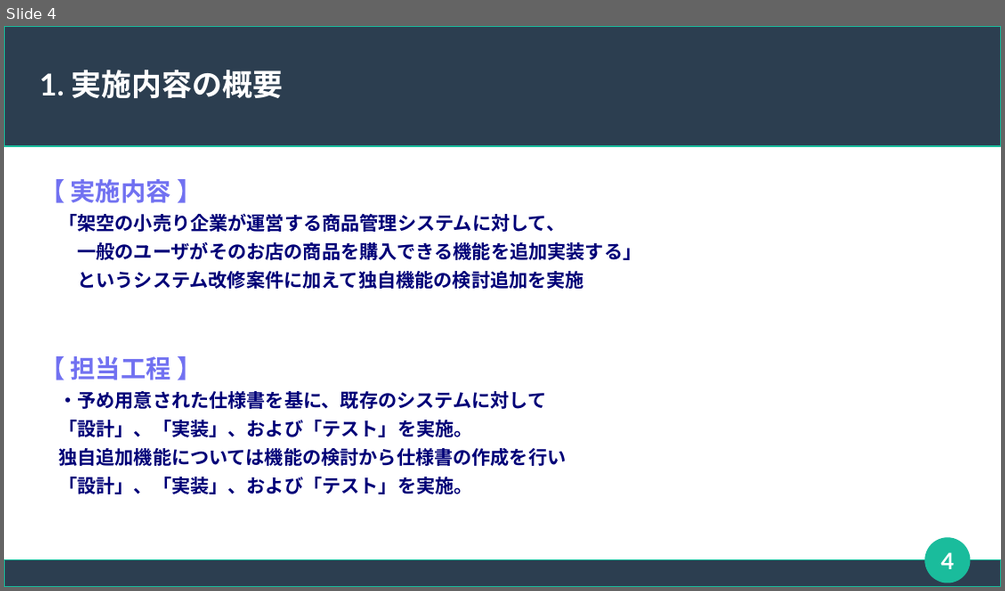
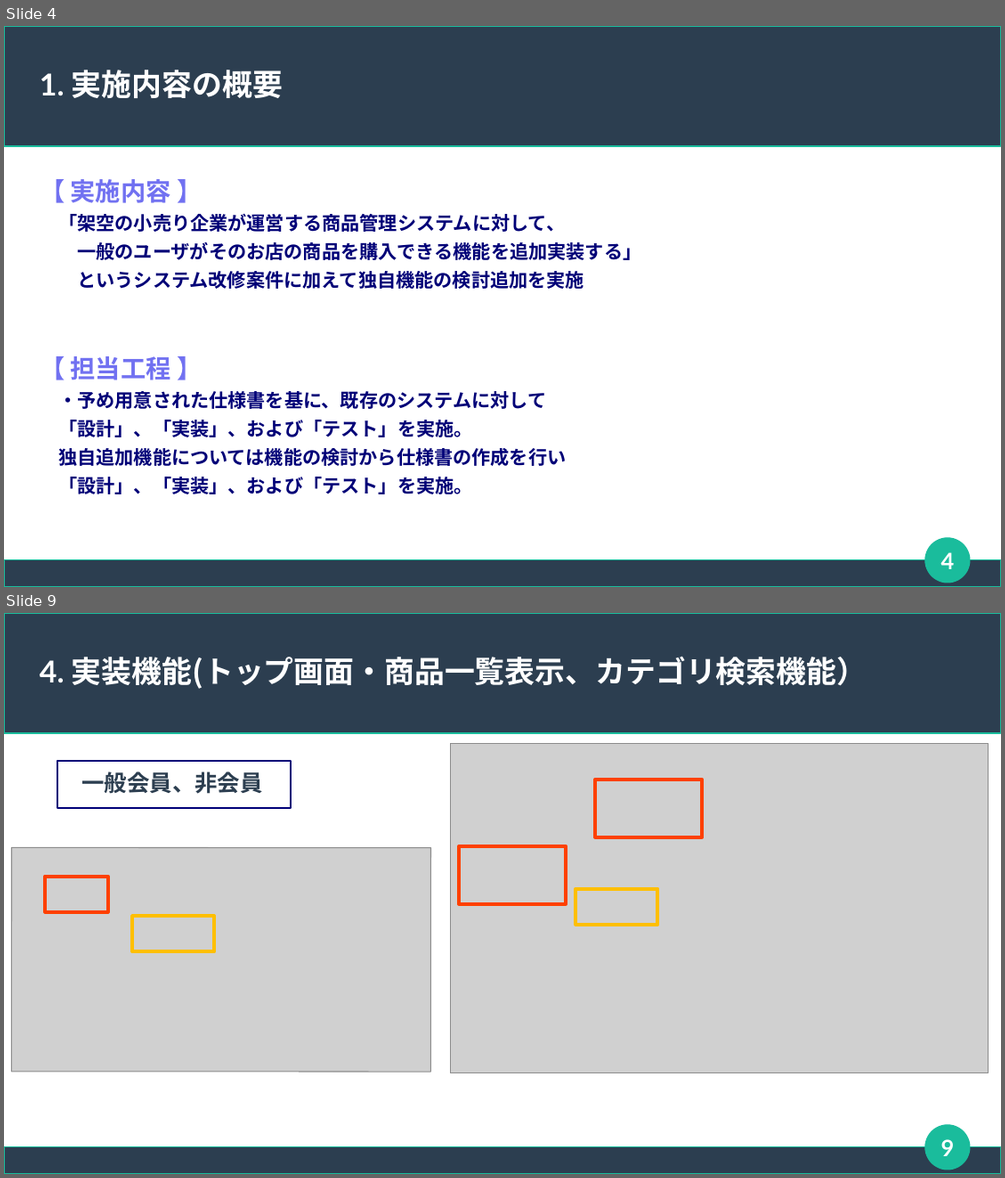
Before and after one commit to connk95/Shared-Shop, a slide deck: TeamUzawa_Sharing_ProjectFile/発表用スライド_チーム鵜澤.odp. Shown one above the other, each under a label of ours: slide 4 before the commit, slides 4 and 9 after it; the slides between them are not shown. The pictures are 1005x591 and 1005x1178 pixels, drawn with LibreOffice and Linux fonts; fonts in the diff are those of the drawing; grey boxes stand for pictures. Boxes give left, top, right and bottom in pixels: in the first picture for what was removed or moved away, otherwise in the second. Text is boxed around its words. In the diff, an @@ line names an element or a change of style, - is before the commit and + after.

```diff
--- a/TeamUzawa_Sharing_ProjectFile/発表用スライド_チーム鵜澤.odp
+++ b/TeamUzawa_Sharing_ProjectFile/発表用スライド_チーム鵜澤.odp
@@ slide 9 added at box(4, 613, 1001, 1174), background #FFFFFF; not listed: 3 template elements that a slide beside it also shows @@
@@ title added at box(40, 656, 866, 689), 24 pt, text #FFFFFF, bold @@
+4. 実装機能(トップ画面・商品一覧表示、カテゴリ検索機能）
@@ picture added at box(450, 743, 987, 1073) @@
@@ rectangle added at box(57, 762, 291, 809), outline #000077 1.42 pt @@
@@ text added at box(81, 771, 262, 794), 18 pt, text #2C3E50, bold @@
+一般会員、非会員
@@ rectangle added at box(596, 779, 703, 837), outline #FF4000 2.83 pt @@
@@ picture added at box(11, 847, 431, 1071) @@
@@ rectangle added at box(459, 846, 566, 904), outline #FF4000 2.83 pt @@
@@ rectangle added at box(45, 876, 107, 911), outline #FF4000 2.83 pt @@
@@ rectangle added at box(575, 889, 658, 925), outline #FF4000 0.85 pt @@
@@ rectangle added at box(575, 889, 658, 925), outline #FFBF00 2.83 pt @@
@@ rectangle added at box(132, 916, 215, 951), outline #FFBF00 2.83 pt @@
@@ page number added at box(941, 1139, 955, 1156), 18 pt, text #FFFFFF, bold @@
+9
```
Also in this commit, not shown: 14 slides changed, 6 other slides added, 3 other files.
